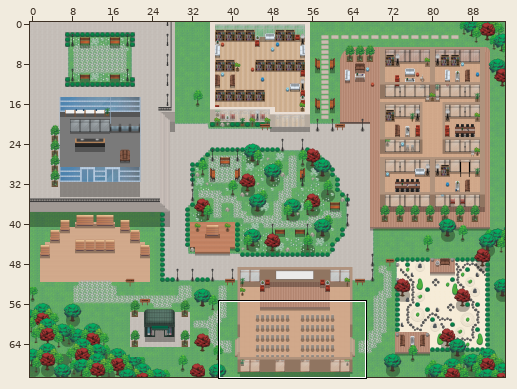
Two states of a Tiled map (JSON), v2-wa-st-gobain.tmj. Above: a wide view before the commit, with the close-up outlined.
Close-up. First the earlier version:
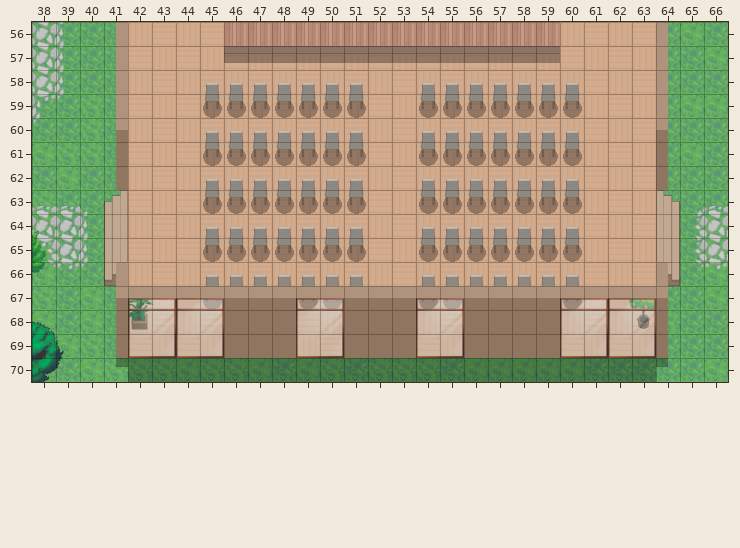
Cells are 32x32 px. Shown: x 38..66, y 56..70. The commit also changed other parts of the map, which this record leaves out. Tiles whose own drawing changed are shown in their newer look in all pictures.
New version:
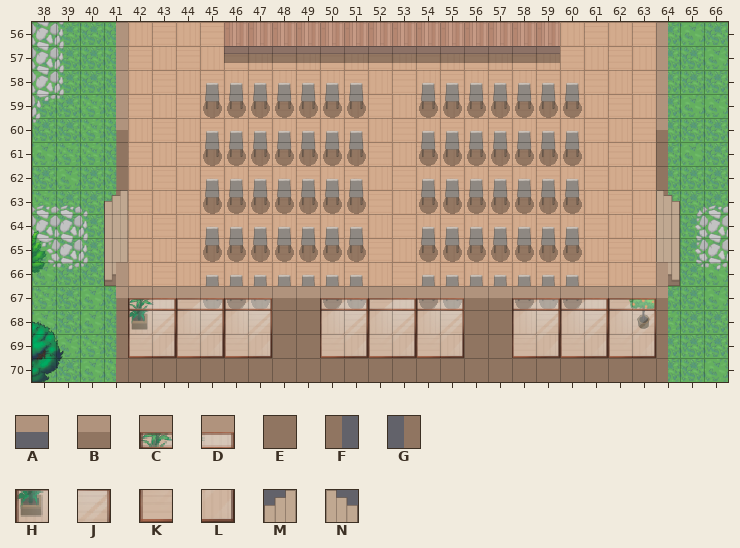
Key: from "TEST_AssetVillage": A 460, B 531, C 590, D 591, E 595, F 596, G 596 flipped left-right, H 654, J 655, K 718, L 719, M 1186, N 1186 flipped left-right.
_ is an empty cell.
See-through tiles are keyed as they look on the map.
Change:
Layer "walls/walls1":
Tile K becomes tile E in row 69 at x 49.
The author put tile E in row 70 at x 42 to 63.
The author put tile F in row 63 at x 64; in row 70 at x 64.
The author put tile G in row 63 at x 41; in row 70 at x 41.
Tile E becomes tile K in row 69 at x 46, 52 and 58.
Tile L becomes tile K in row 69 at x 50.
Tile E becomes tile L in row 69 at x 47, 51, 53 and 59.
Layer "walls/walls2":
The author put tile M in row 63 at x 41.
The author put tile N in row 63 at x 64.
Layer "above/above2":
Tile C becomes tile B in row 67 at x 49.
Tile B becomes tile C in row 67 at x 46, 52 and 58.
Tile D becomes tile C in row 67 at x 50.
Tile B becomes tile D in row 67 at x 47, 51, 53 and 59.
Tile H becomes tile E in row 68 at x 49.
Tile E becomes tile H in row 68 at x 46, 52 and 58.
Tile J becomes tile H in row 68 at x 50.
Tile E becomes tile J in row 68 at x 47, 51, 53 and 59.
Layer "above/above3":
The author put tile A in row 67 at x 46 to 47, 51 to 53 and 58 to 59.
Tile A is removed in row 67 at x 49.
Pixel boxes of the changes (left, top, right, bottom) in both close-ups:
added: (104, 190, 121, 202)
added: (663, 190, 680, 202)
changed: (116, 298, 668, 382)
